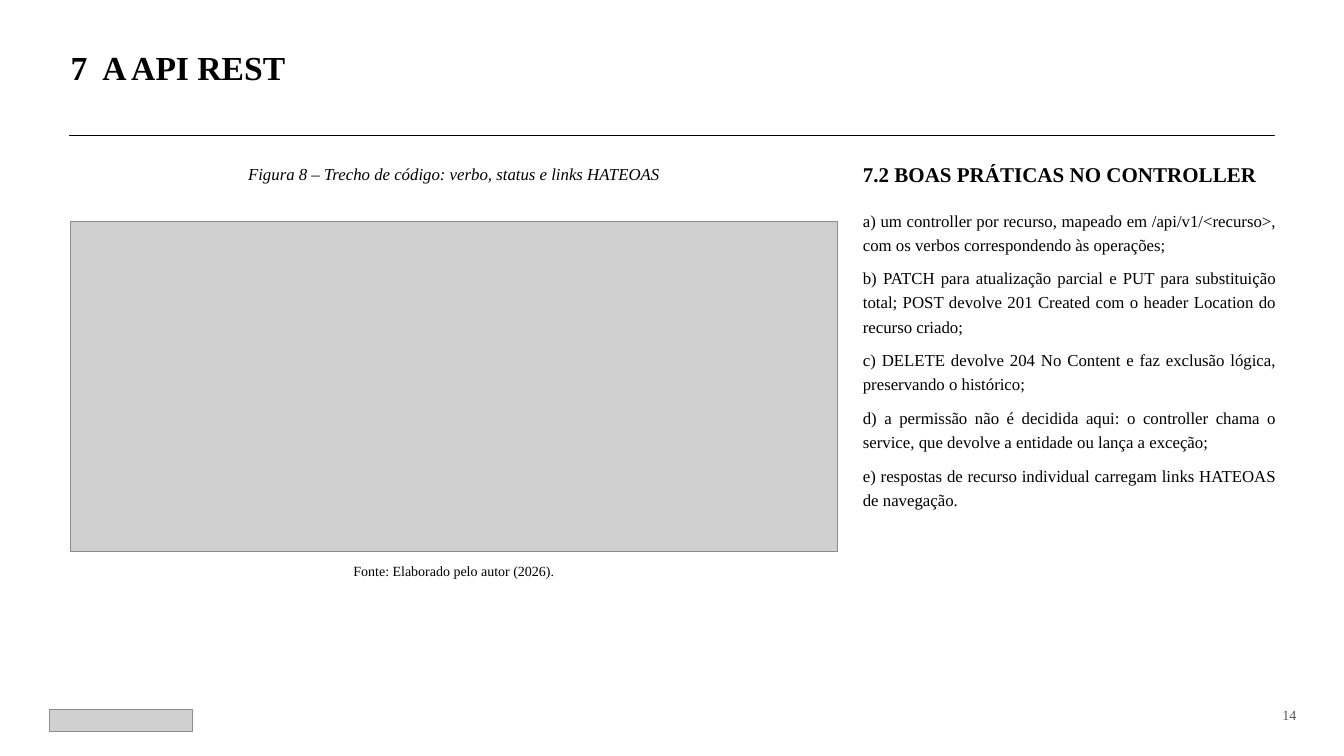
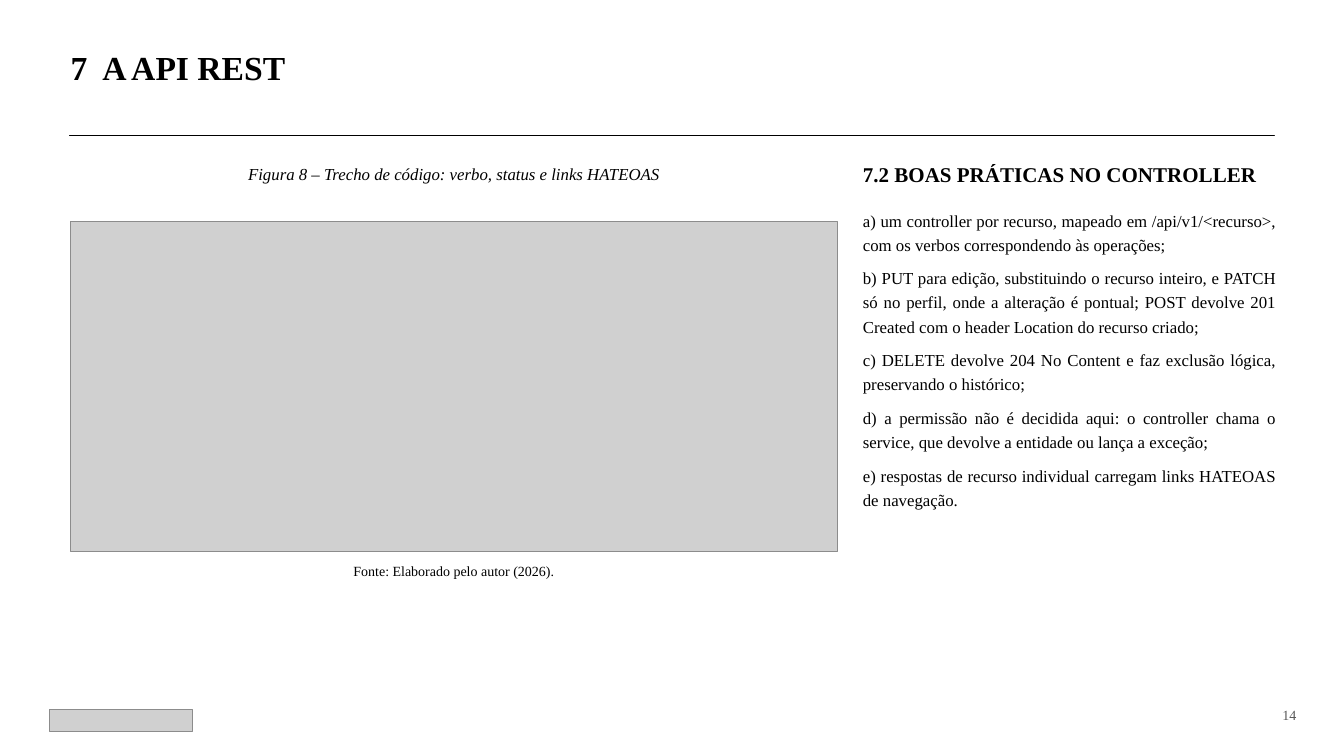
Before and after one commit to matheuskotayko/sisBolsa, a slide deck: slide 14 of docs/SisBolsa_Apresentacao_API_ABNT.pptx. Drawn at 1344x756 pixels with LibreOffice and Linux fonts; fonts in the diff are those of the drawing; grey boxes stand for pictures. Boxes give left, top, right and bottom in pixels: in the first picture for what was removed or moved away, otherwise in the second. Text is boxed around its words. In the diff, an @@ line names an element or a change of style, - is before the commit and + after.

```diff
--- a/docs/SisBolsa_Apresentacao_API_ABNT.pptx
+++ b/docs/SisBolsa_Apresentacao_API_ABNT.pptx
@@ text at [863, 272, 1276, 336]: text changed @@
-b) PATCH para atualização parcial e PUT para substituição total; POST devolve 201 Created com o header Location do recurso criado;
+b) PUT para edição, substituindo o recurso inteiro, e PATCH só no perfil, onde a alteração é pontual; POST devolve 201 Created com o header Location do recurso criado;
```
Also in this commit, not shown: 5 other slides changed, 9 other files.
